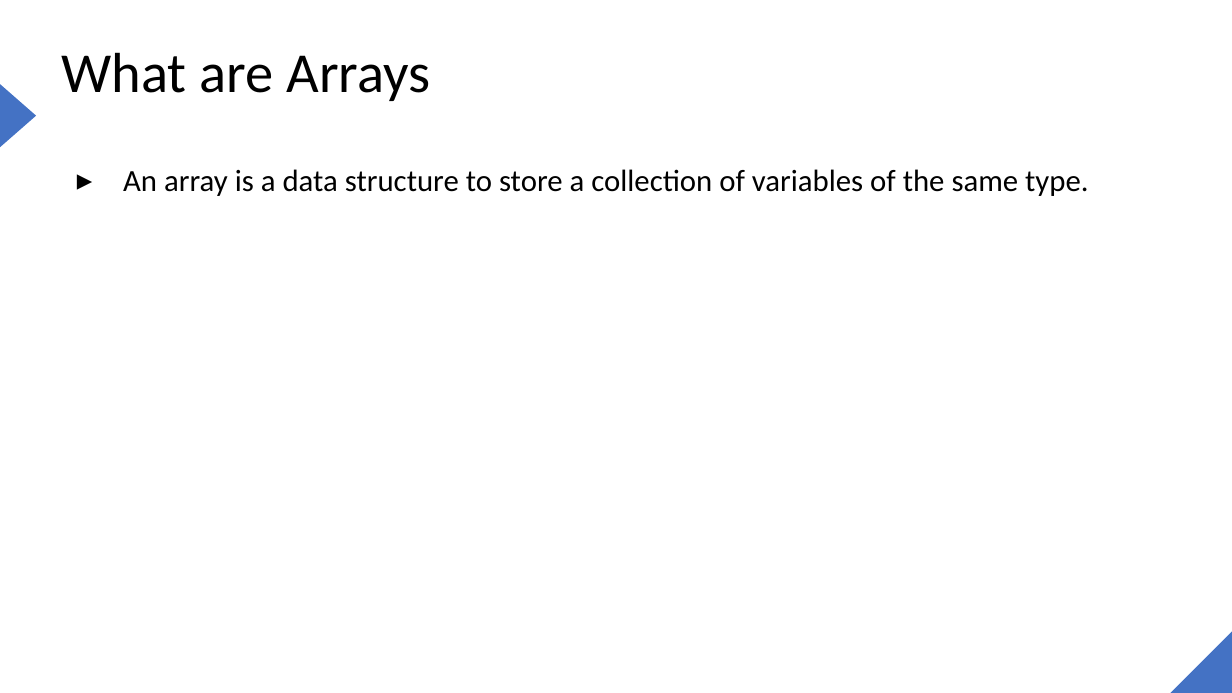
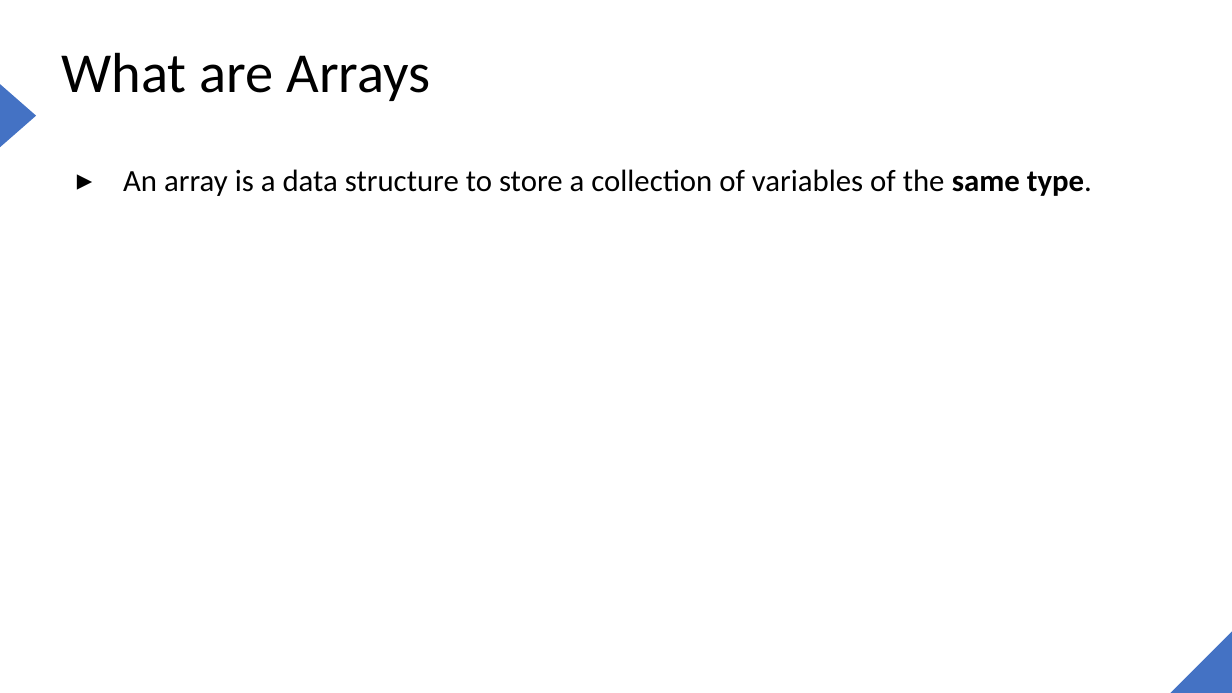
Before and after one commit to joe6276/The-sharp-Repo, a slide deck: slide 2 of Slides/C#/4. Datatypes/Collection Combined.pptx. Drawn at 1232x693 pixels with LibreOffice and Linux fonts; fonts in the diff are those of the drawing. Boxes give left, top, right and bottom in pixels: in the first picture for what was removed or moved away, otherwise in the second. Text is boxed around its words. In the diff, an @@ line names an element or a change of style, - is before the commit and + after.

```diff
--- a/Slides/C#/4. Datatypes/Collection Combined.pptx
+++ b/Slides/C#/4. Datatypes/Collection Combined.pptx
@@ text "An array is a data ..." at (x1=123, y1=169, x2=1092, y2=196): bold on in "same type." @@
```
Also in this commit, not shown: 2 other slides changed, 4 other files.
